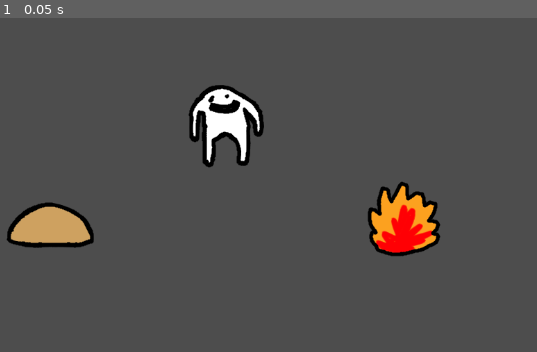
Above: before the commit, frame 1.
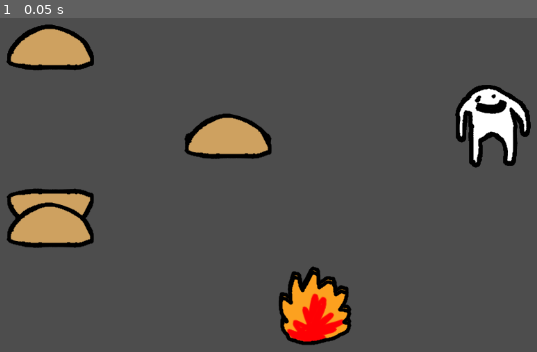
Above: after the commit, the same moment.

Repository: aPotatoNeedsHelp/ico_jam_game
Game: Godot game, scene res://scenes/main_scene.tscn
Two runs of this game, one before a commit and one after it. Both use one fixed random seed, a clock stepped at 60 frames per second and the inputs below.
Inputs:
- Up to frame 1 (0.05 s): no input

The runs differ from the first frame. In frame 1, 12% of the frame differs, in the area x 1-99%, y 1-98%.

Commit message:
made a tilemap that spawns every grid object

Diff:
--- a/scenes/food.tscn
+++ /dev/null
@@ -1,10 +0,0 @@
-[gd_scene load_steps=3 format=3 uid="uid://bhudf7y3a6erv"]
-
-[ext_resource type="Script" path="res://food.gd" id="1_ivtf8"]
-[ext_resource type="Texture2D" uid="uid://c2p6j8axgwb5i" path="res://assats/Bread_top.png" id="2_sp5bo"]
-
-[node name="food" type="CharacterBody2D" groups=["Push"]]
-script = ExtResource("1_ivtf8")
-
-[node name="BreadTop" type="Sprite2D" parent="."]
-texture = ExtResource("2_sp5bo")
--- a/scenes/hand.tscn
+++ /dev/null
@@ -1,10 +0,0 @@
-[gd_scene load_steps=3 format=3 uid="uid://l2hdhctkbrer"]
-
-[ext_resource type="Script" path="res://scripts/player.gd" id="1_vnvno"]
-[ext_resource type="Texture2D" uid="uid://cxtsk3b78ss8x" path="res://assats/player.png" id="2_qfj8y"]
-
-[node name="hand" type="CharacterBody2D"]
-script = ExtResource("1_vnvno")
-
-[node name="Player" type="Sprite2D" parent="."]
-texture = ExtResource("2_qfj8y")
--- a/scenes/main_scene.tscn
+++ b/scenes/main_scene.tscn
@@ -1,16 +1,35 @@
-[gd_scene load_steps=4 format=3 uid="uid://iubk3pikny4i"]
+[gd_scene load_steps=5 format=3 uid="uid://iubk3pikny4i"]
 
-[ext_resource type="PackedScene" uid="uid://l2hdhctkbrer" path="res://scenes/hand.tscn" id="1_r78lw"]
-[ext_resource type="PackedScene" uid="uid://bhudf7y3a6erv" path="res://scenes/food.tscn" id="2_qp1jp"]
-[ext_resource type="PackedScene" uid="uid://clw07x86mswh7" path="res://scenes/fire.tscn" id="3_2fl61"]
+[ext_resource type="Texture2D" uid="uid://drr3rgtnselff" path="res://assats/tilesese.png" id="1_4ckp6"]
+[ext_resource type="Script" path="res://scripts/level_map.gd" id="4_74f5m"]
+
+[sub_resource type="TileSetAtlasSource" id="TileSetAtlasSource_qqdqi"]
+texture = ExtResource("1_4ckp6")
+texture_region_size = Vector2i(128, 128)
+0:0/0 = 0
+0:0/0/custom_data_0 = "food"
+1:0/0 = 0
+1:0/0/custom_data_0 = "food"
+2:0/0 = 0
+2:0/0/custom_data_0 = "fire"
+3:0/0 = 0
+3:0/0/custom_data_0 = "food"
+4:0/0 = 0
+4:0/0/custom_data_0 = "food"
+5:0/0 = 0
+5:0/0/custom_data_0 = "hand"
+
+[sub_resource type="TileSet" id="TileSet_6b1t4"]
+tile_size = Vector2i(128, 128)
+custom_data_layer_0/name = "scene_name"
+custom_data_layer_0/type = 4
+sources/2 = SubResource("TileSetAtlasSource_qqdqi")
+tile_proxies/coords_level = [[0, Vector2i(0, 0)], [2, Vector2i(0, 0)], [0, Vector2i(1, 0)], [2, Vector2i(1, 0)], [0, Vector2i(2, 0)], [2, Vector2i(2, 0)], [0, Vector2i(3, 0)], [2, Vector2i(3, 0)], [0, Vector2i(4, 0)], [2, Vector2i(4, 0)], [1, Vector2i(0, 0)], [2, Vector2i(5, 0)]]
 
 [node name="MainScene" type="Node2D"]
 
-[node name="hand" parent="." instance=ExtResource("1_r78lw")]
-position = Vector2(622, 262)
-
-[node name="food" parent="." instance=ExtResource("2_qp1jp")]
-position = Vector2(337, 366)
-
-[node name="fire" parent="." instance=ExtResource("3_2fl61")]
-position = Vector2(909, 392)
+[node name="TileMap" type="TileMap" parent="."]
+tile_set = SubResource("TileSet_6b1t4")
+format = 2
+layer_0/tile_data = PackedInt32Array(131074, 2, 0, 2, 65538, 0, 65543, 327682, 0, 65540, 262146, 0, 196613, 131074, 0)
+script = ExtResource("4_74f5m")
--- /dev/null
+++ b/scenes/puzzle/food.tscn
@@ -0,0 +1,10 @@
+[gd_scene load_steps=3 format=3 uid="uid://bhudf7y3a6erv"]
+
+[ext_resource type="Script" path="res://food.gd" id="1_gvc17"]
+[ext_resource type="Texture2D" uid="uid://c2p6j8axgwb5i" path="res://assats/Bread_top.png" id="2_up642"]
+
+[node name="food" type="CharacterBody2D" groups=["Push"]]
+script = ExtResource("1_gvc17")
+
+[node name="BreadTop" type="Sprite2D" parent="."]
+texture = ExtResource("2_up642")
--- /dev/null
+++ b/scenes/puzzle/hand.tscn
@@ -0,0 +1,10 @@
+[gd_scene load_steps=3 format=3 uid="uid://l2hdhctkbrer"]
+
+[ext_resource type="Script" path="res://scripts/player.gd" id="1_wph3m"]
+[ext_resource type="Texture2D" uid="uid://cxtsk3b78ss8x" path="res://assats/player.png" id="2_vw36s"]
+
+[node name="hand" type="CharacterBody2D"]
+script = ExtResource("1_wph3m")
+
+[node name="Player" type="Sprite2D" parent="."]
+texture = ExtResource("2_vw36s")
--- /dev/null
+++ b/scripts/level_map.gd
@@ -0,0 +1,9 @@
+extends TileMap
+
+
+func _ready() -> void:
+	for cell in get_used_cells(0):
+		var scene_name = get_cell_tile_data(0, cell).get_custom_data("scene_name")
+		var scene = load(str("res://scenes/puzzle/", scene_name,".tscn")).instantiate()
+		scene.position = map_to_local(cell)
+		add_child(scene)
Binary file changed: Assats/tilesese.png
Not shown: 1 places in scenes/puzzle/fire.tscn that only renumber resources
